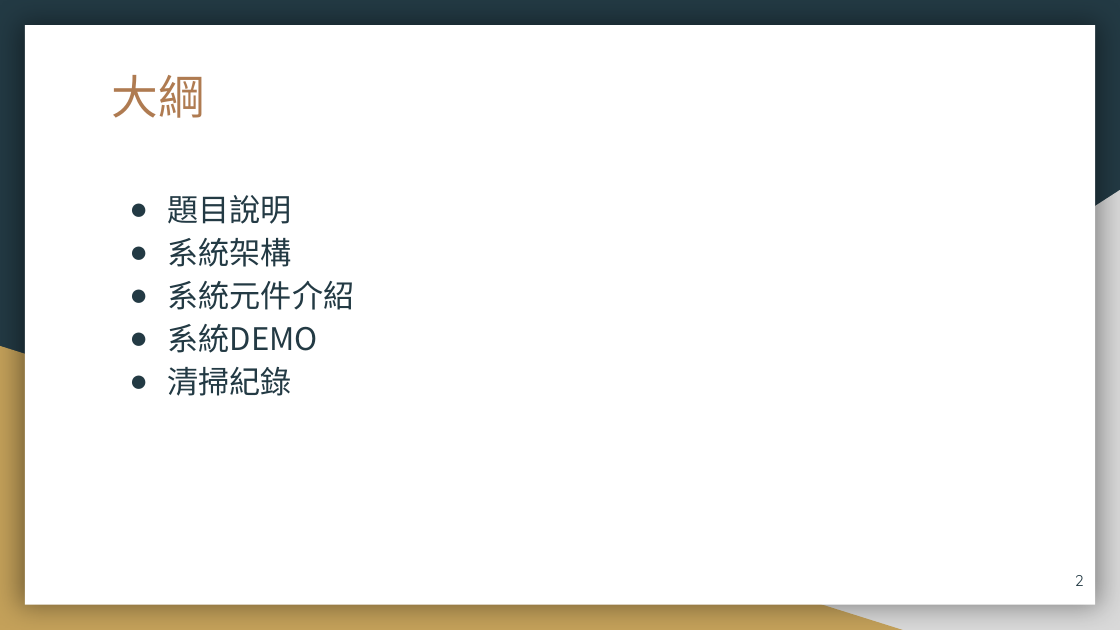
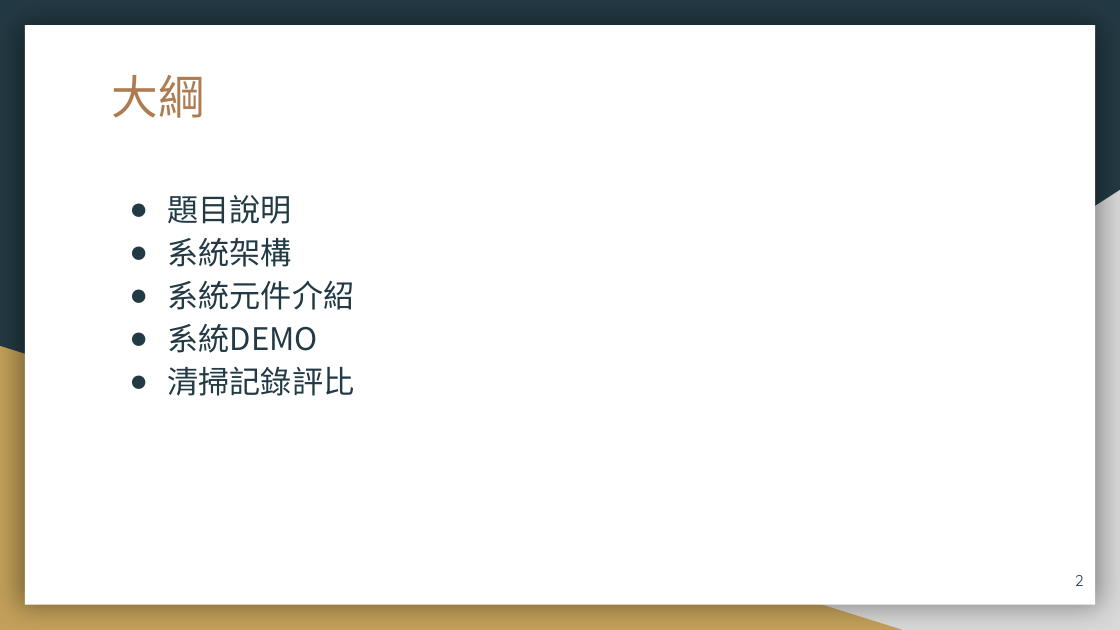
Before and after one commit to 106971001/AI, a slide deck: slide 2 of AI_Filnal_ppt.pptx. Drawn at 1120x630 pixels with LibreOffice and Linux fonts; fonts in the diff are those of the drawing. Boxes give left, top, right and bottom in pixels: in the first picture for what was removed or moved away, otherwise in the second. Text is boxed around its words. In the diff, an @@ line names an element or a change of style, - is before the commit and + after.

```diff
--- a/AI_Filnal_ppt.pptx
+++ b/AI_Filnal_ppt.pptx
@@ text at [168,367,355,396]: text changed @@
-● 清掃紀錄
+● 清掃記錄評比
```
Also in this commit, not shown: 9 other slides changed, 5 slides added, 2 slides removed, 3 other files.
